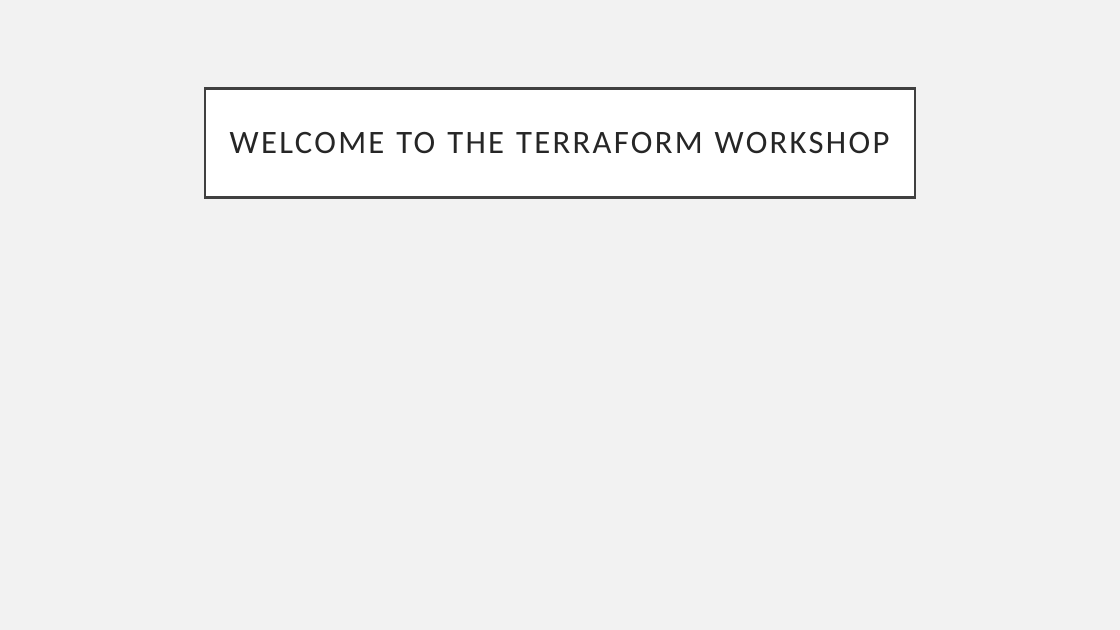
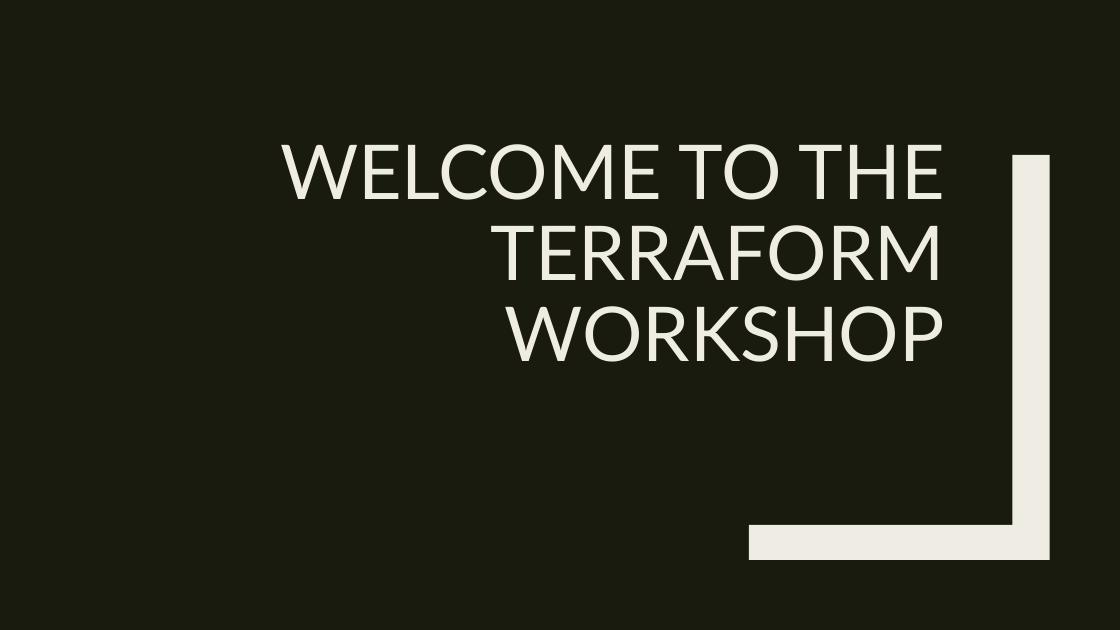
Before and after one commit to cwoodruff/terraform-workshop, a slide deck: slide 2 of slides/0-Introduction to Terraform.pptx. Drawn at 1120x630 pixels with LibreOffice and Linux fonts; fonts in the diff are those of the drawing. Boxes give left, top, right and bottom in pixels: in the first picture for what was removed or moved away, otherwise in the second. Text is boxed around its words. In the diff, an @@ line names an element or a change of style, - is before the commit and + after.

```diff
--- a/slides/0-Introduction to Terraform.pptx
+++ b/slides/0-Introduction to Terraform.pptx
@@ background #F2F2F2 to #191B0E @@
@@ title "WELCOME TO THE TERRAFORM WORKSHOP": place and size @@
-title "WELCOME TO THE TERRAFORM WORKSHOP" at <box>205,88,915,197</box>
+title "WELCOME TO THE TERRAFORM WORKSHOP" at <box>280,144,945,362</box>
@@ title "WELCOME TO THE TERRAFORM WORKSHOP" at <box>280,144,945,362</box>: size 28 to 64.8 pt, font Calibri to Lato, text colour #262626 to #EFEDE3, letter spacing 2 to 0 pt; alignment centre to right; line spacing 0.9 to 0.89; vertical alignment middle to bottom; fill #FFFFFF to none; outline #404040 2.5 pt to none @@
@@ freeform shape added at <box>749,155,1050,560</box>, fill #EFEDE3 @@
```
Also in this commit, not shown: 3 other slides changed, 11 slides added, 3 slides removed, 8 other files.
